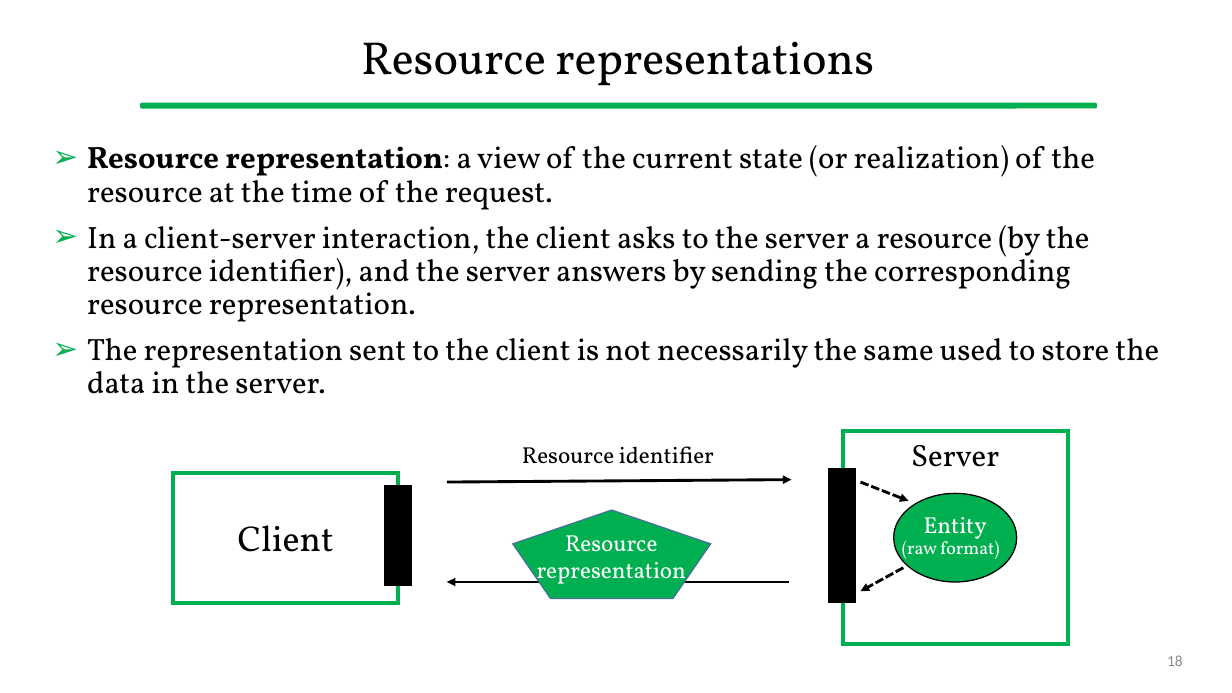
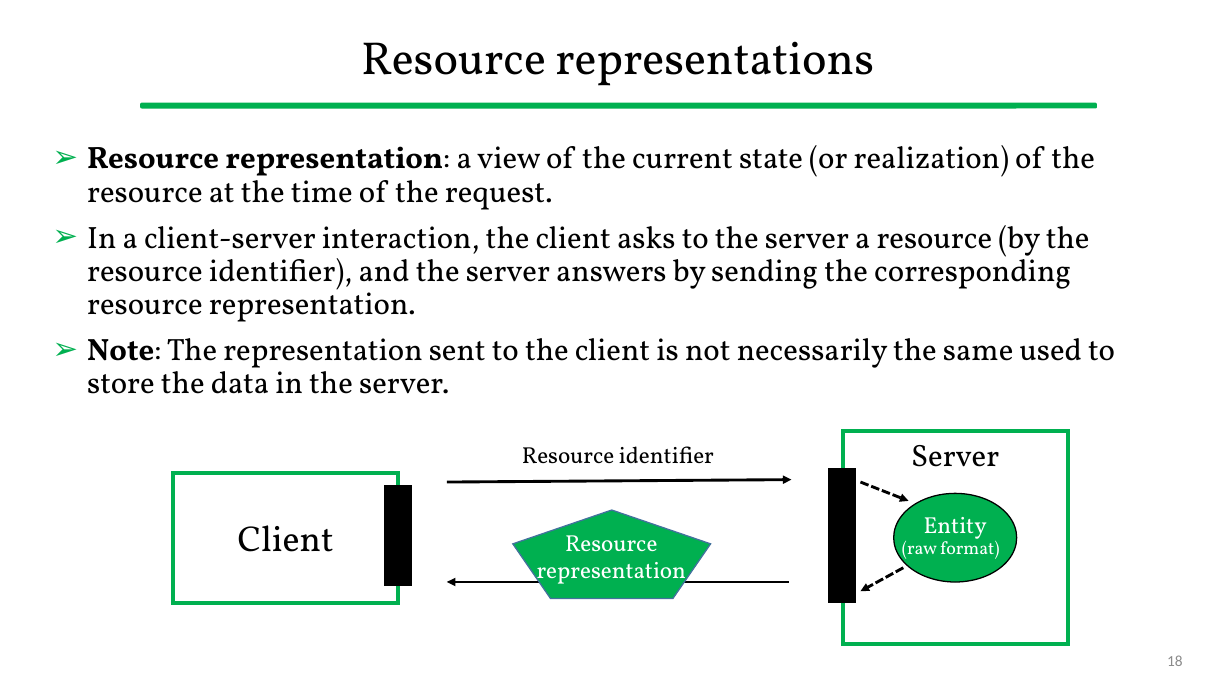
Before and after one commit to gcappon/bwthw, a slide deck: slide 18 of theory_06-representational-state-transfer/theory_06-representational-state-transfer.pptx. Drawn at 1232x693 pixels with LibreOffice and Linux fonts; fonts in the diff are those of the drawing. Boxes give left, top, right and bottom in pixels: in the first picture for what was removed or moved away, otherwise in the second. Text is boxed around its words. In the diff, an @@ line names an element or a change of style, - is before the commit and + after.

```diff
--- a/theory_06-representational-state-transfer/theory_06-representational-state-transfer.pptx
+++ b/theory_06-representational-state-transfer/theory_06-representational-state-transfer.pptx
@@ text at <box>87,338,1115,394</box>: text changed @@
-➢ The representation sent to the client is not necessarily the same used to store the data in the server.
+➢ Note: The representation sent to the client is not necessarily the same used to store the data in the server.
```
Also in this commit, not shown: 1 other slide changed.
